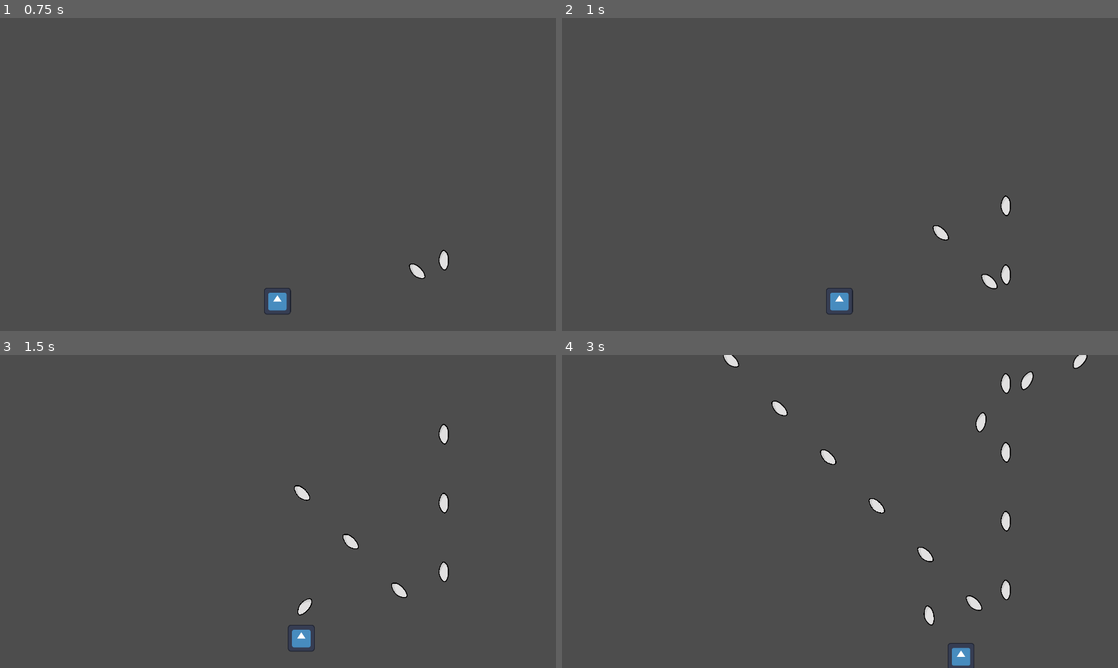
Above: before the commit, frames 1-4 (two rows, left to right).
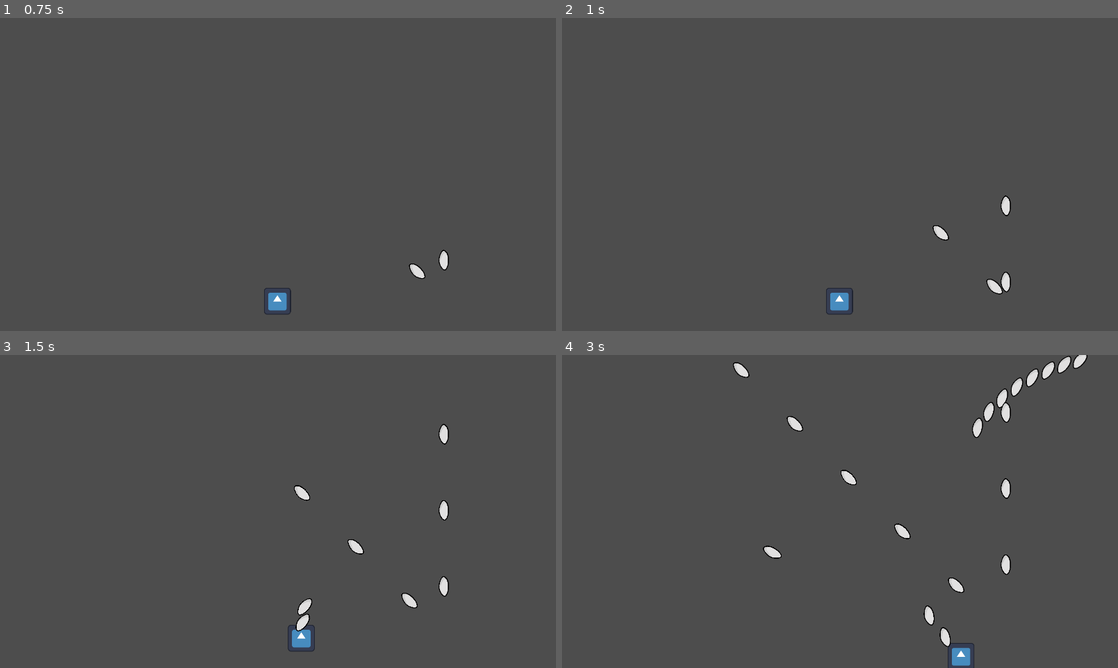
Above: after the commit, the same moments.

Repository: kaito002/bullet-hell-5
Game: Godot game, scene res://scenes/ui/main_menu.tscn
Two runs of this game, one before a commit and one after it. Both use one fixed random seed, a clock stepped at 60 frames per second and the inputs below. The engine's default icon, where the game draws it, is replaced by a stand-in: a white triangle on a blue panel in a dark square.
Inputs (mouse positions are in pixels of both pictures, inside the frame that each line leads up to):
- Up to frame 1 (0.75 s): click "PLAY GAME" at 0.5 s
- Up to frame 2 (1 s): no input
- Up to frame 3 (1.5 s): move the mouse to (400, 495) at 1.27 s; hold D (right) from 1.28 s (still down); hold Space (fire) from 1.28 s (still down)
- Up to frame 4 (3 s): move the mouse to (728, 527) at 2.02 s; release D (right) at 2.03 s; release Space (fire) at 2.03 s; hold S (down) 2.03-2.78 s; tap Space (fire) at 2.1 s; move the mouse to (895, 442) at 2.77 s; hold D (right) from 2.78 s (still down); hold Space (fire) from 2.78 s (still down)

Frame 1 is identical in both runs. In frame 2, 0.2% of the frame differs, in the area x 75-81%, y 78-89%; in frame 3, 0.6%; in frame 4, 2.4%, in the area x 28-92%, y 0-94%.

Commit message:
added fire rate to weapons

Diff:
--- a/scenes/levels/main.tscn
+++ b/scenes/levels/main.tscn
@@ -24,6 +24,7 @@
 
 [node name="weapon" parent="player" instance=ExtResource("3_wy0nk")]
 bullet_scene = ExtResource("4_13t6y")
+fire_rate = 15.0
 
 [node name="dead_zone" type="Area2D" parent="."]
 collision_layer = 32768
--- a/scenes/weapons/weapon.gd
+++ b/scenes/weapons/weapon.gd
@@ -3,10 +3,12 @@
 
 @export var bullet_scene: PackedScene
 @export var direction: Vector2 = Vector2.UP
+@export var fire_rate: float = 3.0
 @onready var debounce: Timer = $debounce
 
 func _ready():
 	direction = direction.normalized()
+	debounce.wait_time = 1/fire_rate
 
 
 func fire(target_direction: Vector2 = direction):
